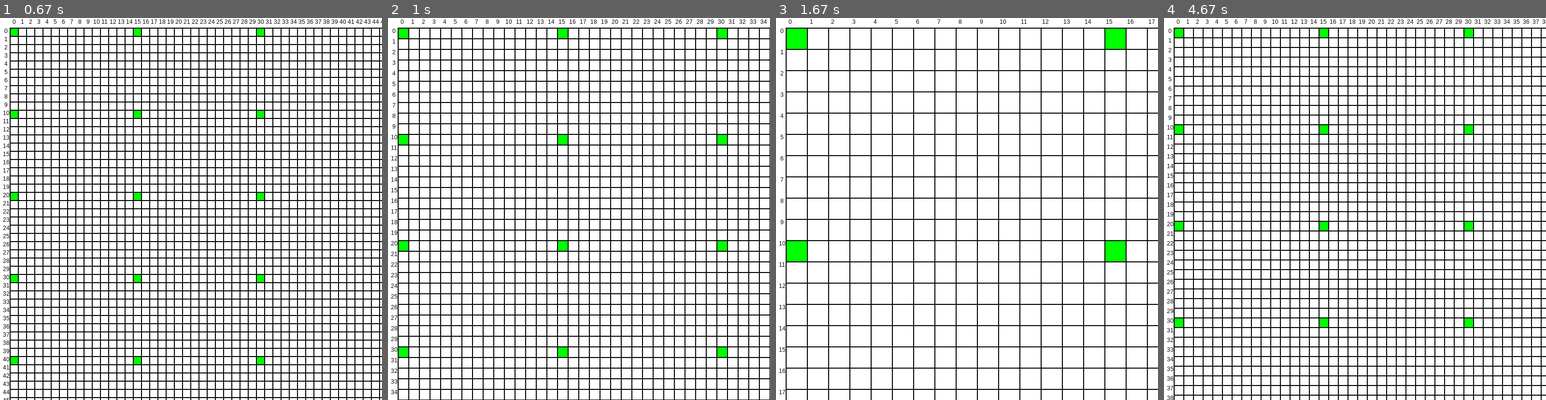
Above: before the commit, frames 1-4 (left to right).
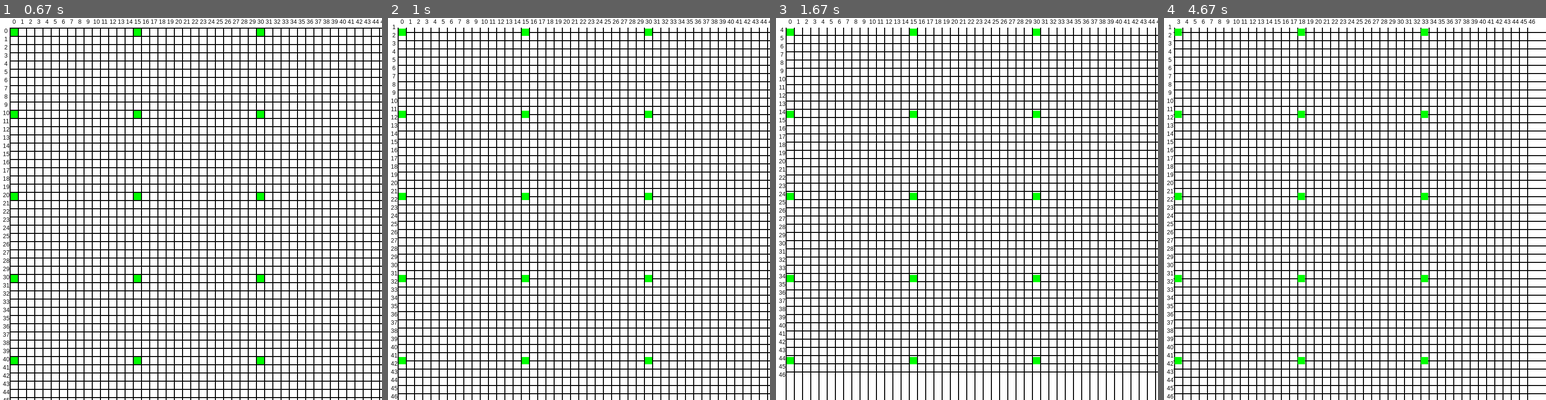
Above: after the commit, the same moments.

Repository: Archanciel/Learning_Pygame
Game: pygame game, started from draw_grid/main.py
Two runs of this game, one before a commit and one after it. Both use one fixed random seed, a clock stepped at 60 frames per second and the inputs below.
Inputs (mouse positions are in pixels of both pictures, inside the frame that each line leads up to):
- Up to frame 1 (0.67 s): hold Right from 0.33 s (still down); move the mouse to (175, 224) at 0.37 s
- Up to frame 2 (1 s): release Right at 0.8 s; hold Up from 0.83 s (still down); move the mouse to (487, 212) at 0.87 s
- Up to frame 3 (1.67 s): release Up at 1.3 s; hold Right from 1.33 s (still down)
- Up to frame 4 (4.67 s): release Right at 1.8 s; hold Left 1.83-2.37 s; hold Down 2.4-2.7 s; hold Left 2.73-3.13 s; hold Up 3.17-3.53 s; hold Right 3.57-4.2 s; hold Down 4.23-4.6 s; hold Left from 4.63 s (still down)

Frame 1 is identical in both runs. In frame 2, 32% of the frame differs, in the area x 0-100%, y 0-100%; in frame 3, 27%; in frame 4, 33%.

Commit message:
partial implementation of grid move

Diff:
--- a/draw_grid/grid.py
+++ b/draw_grid/grid.py
@@ -1,6 +1,6 @@
 import pygame as pg
 
-from draw_grid.settings import GRID_COORD_MARGIN_SIZE, GRID_LINE_WIDTH, BLACK, GREEN
+from draw_grid.settings import *
 
 class Grid():
     def __init__(self, surface, cellSize, initCellValue):
@@ -20,6 +20,8 @@
         self.setStartPattern()
         self.font = pg.font.SysFont('arial', int(GRID_COORD_MARGIN_SIZE / 20 * 12), False)
         self.drawAxisLabel = True
+        self.gridOffsetX = 0
+        self.gridOffsetY = 0
 
     def setStartPattern(self):
         for i in range(0,300,10):
@@ -54,7 +56,7 @@
             gridCoordMargin = 0
 
         for li in range(self.lineNb + 1): #+1 since the bottom most margin needs to be drawn !
-            liCoord = gridCoordMargin + li * (self.cellSize + GRID_LINE_WIDTH)
+            liCoord = gridCoordMargin + self.gridOffsetY + li * (self.cellSize + GRID_LINE_WIDTH)
 
             if self.drawAxisLabel:
                 if li < 10:
@@ -62,11 +64,17 @@
                 else:
                     ident = '  '
                 text = self.font.render(ident + str(li), 1, (0, 0, 0))
-                self.surface.blit(text, (0, liCoord))
+                if liCoord < gridCoordMargin // 2:
+                    pass
+                else:
+                    self.surface.blit(text, (0, liCoord))
 
-            pg.draw.line(self.surface, BLACK, (gridCoordMargin, liCoord), (self.surface.get_width(), liCoord), GRID_LINE_WIDTH)
+            if liCoord < gridCoordMargin:
+                continue
+            else:
+                pg.draw.line(self.surface, BLACK, (gridCoordMargin, liCoord), (self.surface.get_width(), liCoord), GRID_LINE_WIDTH)
         for co in range(self.colNb + 1): #+1 since the right most margin needs to be drawn !
-            colCoord = gridCoordMargin + co * (self.cellSize + GRID_LINE_WIDTH)
+            colCoord = gridCoordMargin + self.gridOffsetX + co * (self.cellSize + GRID_LINE_WIDTH)
 
             if self.drawAxisLabel:
                 if co < 10:
@@ -74,9 +82,16 @@
                 else:
                     ident = ' '
                 text = self.font.render(ident + str(co), 1, (0, 0, 0))
-                self.surface.blit(text, (colCoord, 1))
+                if colCoord < gridCoordMargin // 2:
+                    pass
+                else:
+                    self.surface.blit(text, (colCoord, 1))
 
-            pg.draw.line(self.surface, BLACK, (colCoord, gridCoordMargin), (colCoord,self.surface.get_height()), GRID_LINE_WIDTH)
+            if colCoord < gridCoordMargin:
+                # we do not draw the column line if its x coordinate is < margin size
+                continue
+            else:
+                pg.draw.line(self.surface, BLACK, (colCoord, gridCoordMargin), (colCoord,self.surface.get_height()), GRID_LINE_WIDTH)
 
         #drawing active cells
         # // 2 + 1 below is required to handle correctly GRID_LINE_WIDTH > 1 !
@@ -133,3 +148,21 @@
 
         self.setGridDimension()
 #        print('zoom out: cellsize {}, delta {}, colnb {}'.format(self.cellSize, delta, self.colNb))
+
+    def moveUp(self, pixels):
+        self.gridOffsetY -= pixels
+
+    def moveDown(self, pixels):
+        self.gridOffsetY += pixels
+
+        if self.gridOffsetY > 0:
+            self.gridOffsetY = 0
+
+    def moveLeft(self, pixels):
+        self.gridOffsetX -= pixels
+
+    def moveRight(self, pixels):
+        self.gridOffsetX += pixels
+
+        if self.gridOffsetX > 0:
+            self.gridOffsetX = 0
--- a/draw_grid/main.py
+++ b/draw_grid/main.py
@@ -8,6 +8,8 @@
 from draw_grid.grid import Grid
 from draw_grid.settings import *
 import os
+
+I = 1
 
 
 class Game:
@@ -62,11 +64,11 @@
                     self.playing = False
                     self.running = False
             elif event.type == pg.MOUSEBUTTONDOWN:
-                if event.button == 1:
+                if event.button == I:
                     self.dragging = True
                     self.mouse_x_beg, self.mouse_y_beg = event.pos
             elif event.type == pg.MOUSEBUTTONUP:
-                if event.button == 1:
+                if event.button == I:
                     self.dragging = False
                     print('x {}, y {} offset'.format(self.mouse_x_end - self.mouse_x_beg,
                                                      self.mouse_y_end - self.mouse_y_beg))
@@ -74,12 +76,26 @@
                 if self.dragging:
                     self.mouse_x_end, self.mouse_y_end = event.pos
 
+            # technique used to allow moving grid only 1 unit at a time
+            # elif event.type == pg.KEYDOWN:
+            #     if event.key == pg.K_RIGHT:
+            #         self.grid.moveRight(1)
+            #     elif event.key == pg.K_LEFT:
+            #         self.grid.moveLeft(1)
+
+        # technique used to enable move grid more than 1 unit at a time
         keys = pg.key.get_pressed()
 
         if keys[pg.K_UP]:
-            self.grid.zoomIn()
-        elif keys[pg.K_DOWN]:
-            self.grid.zoomOut()
+#            self.grid.zoomIn()
+            self.grid.moveUp(GRID_MOVE_INCREMENT)
+        if keys[pg.K_DOWN]:
+#            self.grid.zoomOut()
+            self.grid.moveDown(GRID_MOVE_INCREMENT)
+        if keys[pg.K_LEFT]:
+            self.grid.moveLeft(GRID_MOVE_INCREMENT)
+        if keys[pg.K_RIGHT]:
+            self.grid.moveRight(GRID_MOVE_INCREMENT)
 
     def update(self):
         '''
--- a/draw_grid/settings.py
+++ b/draw_grid/settings.py
@@ -16,3 +16,4 @@
 GRID_LINE_WIDTH = 2
 DEFAULT_CELL_SIZE = 15 #15 #15 Windows, 35 Android
 GRID_COORD_MARGIN_SIZE = 20 #20 Windows, 40 Android
+GRID_MOVE_INCREMENT = 5
